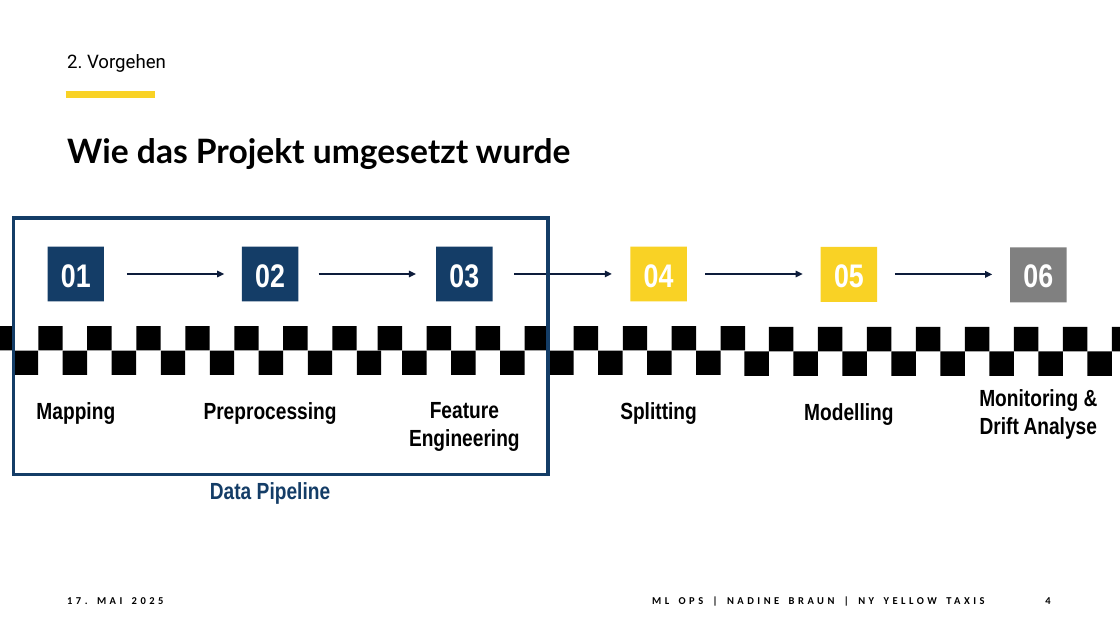
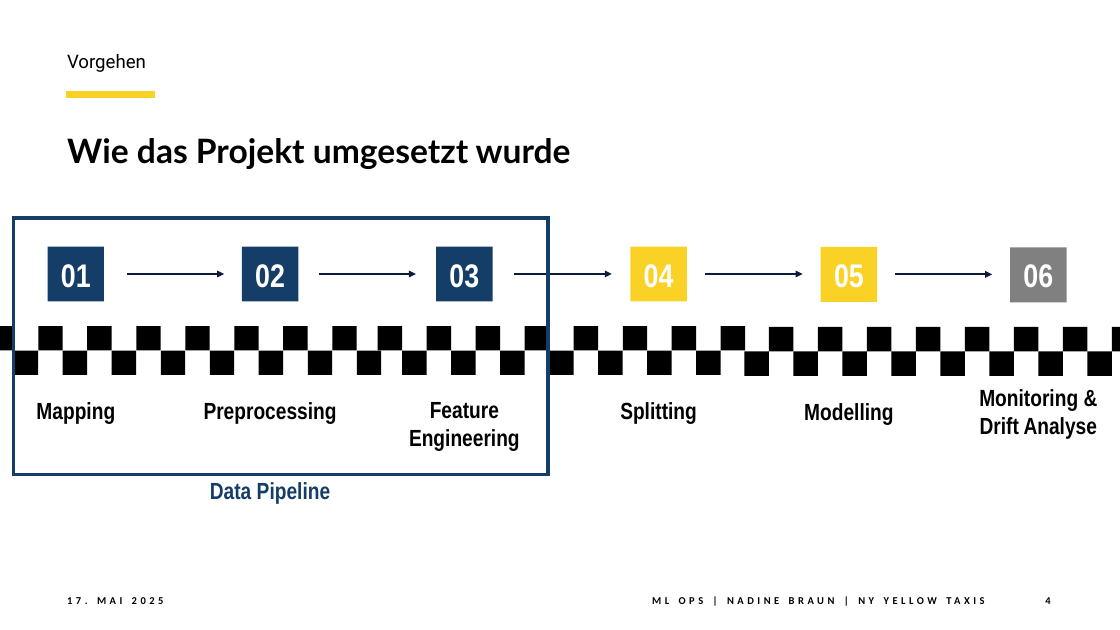
Before and after one commit to NadineBraun/MLOpsnb155, a slide deck: slide 4 of ML_Ops_NYYellowTaxi_nb155.pptx. Drawn at 1120x630 pixels with LibreOffice and Linux fonts; fonts in the diff are those of the drawing. Boxes give left, top, right and bottom in pixels: in the first picture for what was removed or moved away, otherwise in the second. Text is boxed around its words. In the diff, an @@ line names an element or a change of style, - is before the commit and + after.

```diff
--- a/ML_Ops_NYYellowTaxi_nb155.pptx
+++ b/ML_Ops_NYYellowTaxi_nb155.pptx
@@ text at <box>67,54,146,72</box>: text changed @@
-2. Vorgehen
+Vorgehen
```
Also in this commit, not shown: 14 other slides changed, 1 other file.
